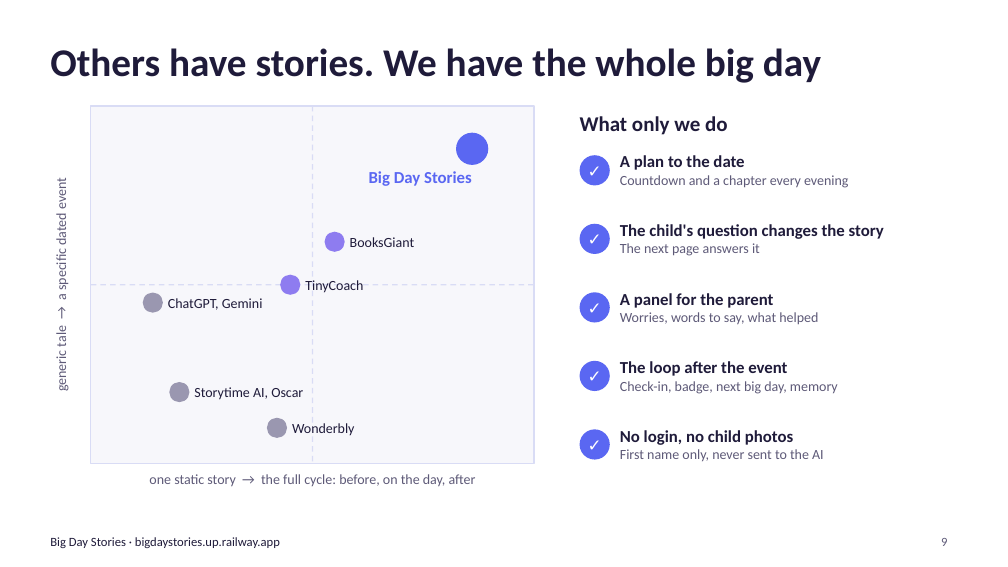
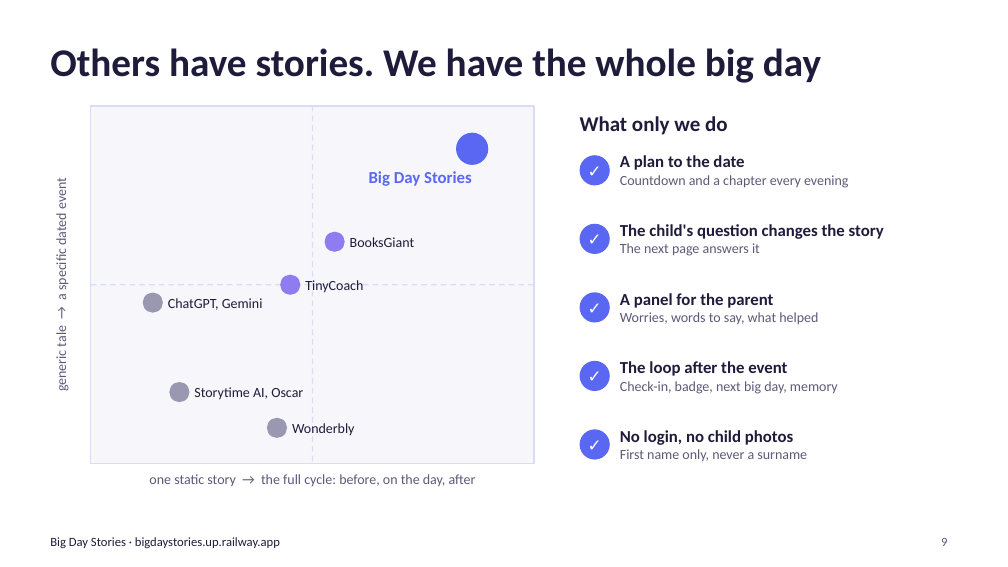
Before and after one commit to Adilm8/Hackathon, a slide deck: slide 9 of docs/pitch/deck/big-day-stories-deck-en.pptx. Drawn at 1008x567 pixels with LibreOffice and Linux fonts; fonts in the diff are those of the drawing. Boxes give left, top, right and bottom in pixels: in the first picture for what was removed or moved away, otherwise in the second. Text is boxed around its words. In the diff, an @@ line names an element or a change of style, - is before the commit and + after.

Commit message:
Repository clean-up: research sources, current numbers, name wording (#56)
Research documents in docs/research, 36 big days and 871 tests in the README and decks, the same name wording as the Privacy page.

```diff
--- a/docs/pitch/deck/big-day-stories-deck-en.pptx
+++ b/docs/pitch/deck/big-day-stories-deck-en.pptx
@@ text at box(620, 449, 807, 461): text changed @@
-First name only, never sent to the AI
+First name only, never a surname
```
Also in this commit, not shown: 3 other slides changed, 11 other files.
